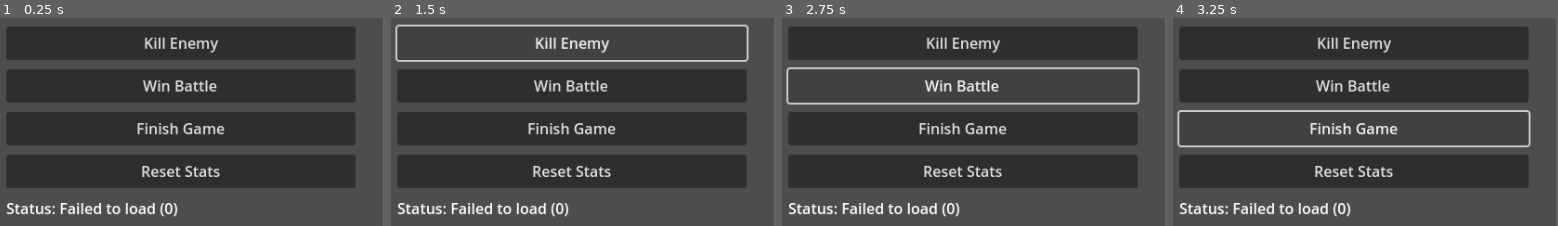
Above: before the commit, frames 1-4 (left to right).
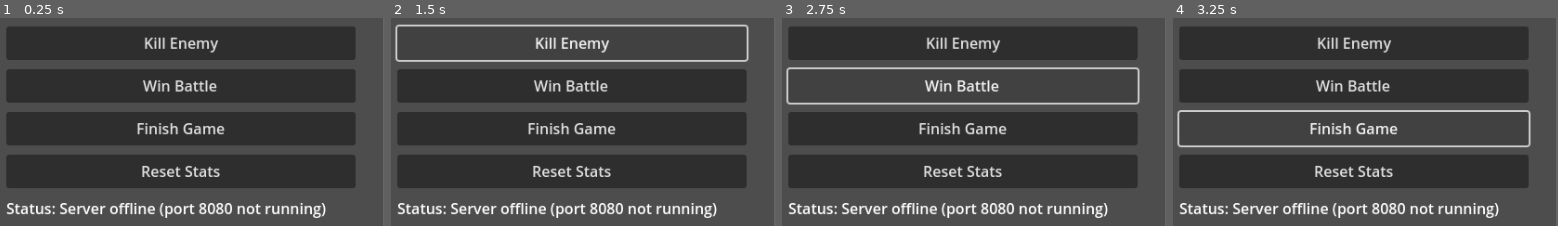
Above: after the commit, the same moments.

Repository: MuhCode/FA_26_Demo
Game: Godot game, scene res://ClientUI.tscn
Same seed, same stepped clock (60 frames per second), same inputs: the game is played once before the commit and once after it.
Inputs:
- Up to frame 1 (0.25 s): no input
- Up to frame 2 (1.5 s): click "Refresh Profile" at 0.5 s; click "Kill Enemy" at 1.25 s
- Up to frame 3 (2.75 s): click "Win Battle" at 2 s
- Up to frame 4 (3.25 s): click "Finish Game" at 2.75 s
The pictures show only the part of the screen within x 0-50%, y 43-93%; the shares and areas given below are measured in that part.

The runs differ from the first frame. In frame 1, 2.1% of the frame differs, in the area x 15-85%, y 88-97%; in frame 2, 2.1%; in frame 3, 2.1%; in frame 4, 2.1%.

Commit message:
feat: separate client and server, add cloudflare config, and update README guide

Diff:
--- a/godot_poc/ClientUI.gd
+++ b/godot_poc/ClientUI.gd
@@ -19,12 +19,13 @@
 @onready var achievements_label: Label = %AchievementsLabel
 
 func _ready() -> void:
-	# Set up two HTTP nodes: one for sending updates (POST) and one for reading profile (GET)
 	post_req = HTTPRequest.new()
+	post_req.timeout = 5.0
 	add_child(post_req)
 	post_req.request_completed.connect(_on_post_done)
 
 	get_req = HTTPRequest.new()
+	get_req.timeout = 5.0
 	add_child(get_req)
 	get_req.request_completed.connect(_on_get_done)
 
@@ -37,11 +38,16 @@
 	reset_btn.pressed.connect(func() -> void: send_action("RESET"))
 	refresh_btn.pressed.connect(fetch_profile)
 
-	# Pull current stats from Postgres on launch
+	# Initial connection check on launch
+	status_label.text = "Status: Connection to database initializing..."
 	fetch_profile()
 
 func send_action(action_name: String) -> void:
 	var base_url: String = url_input.text.strip_edges().trim_suffix("/")
+	if base_url.is_empty():
+		status_label.text = "Status: No server URL entered"
+		return
+
 	var body: Dictionary = {
 		"player_id": player_input.text.strip_edges(),
 		"action": action_name
@@ -49,37 +55,66 @@
 	var headers: PackedStringArray = ["Content-Type: application/json"]
 	status_label.text = "Status: Sending %s..." % action_name
 	post_req.cancel_request()
-	post_req.request(base_url + "/profile", headers, HTTPClient.METHOD_POST, JSON.stringify(body))
+	var err: Error = post_req.request(base_url + "/profile", headers, HTTPClient.METHOD_POST, JSON.stringify(body))
+	if err != OK:
+		status_label.text = "Status: Invalid URL or request failed"
 
 func fetch_profile() -> void:
 	var base_url: String = url_input.text.strip_edges().trim_suffix("/")
+	if base_url.is_empty():
+		status_label.text = "Status: No server URL entered"
+		return
+
 	var player_id: String = player_input.text.strip_edges().uri_encode()
-	status_label.text = "Status: Loading profile..."
+	status_label.text = "Status: Connection to database initializing..."
 	get_req.cancel_request()
-	get_req.request(base_url + "/profile?player_id=" + player_id, [], HTTPClient.METHOD_GET)
+	var err: Error = get_req.request(base_url + "/profile?player_id=" + player_id, [], HTTPClient.METHOD_GET)
+	if err != OK:
+		status_label.text = "Status: Invalid URL or request failed"
 
-func _on_post_done(_result: int, code: int, _headers: PackedStringArray, body: PackedByteArray) -> void:
-	if code == 200:
-		status_label.text = "Status: Saved to DB"
-	else:
-		status_label.text = "Status: Error (%d) %s" % [code, body.get_string_from_utf8()]
+func _on_post_done(result: int, code: int, _headers: PackedStringArray, _body: PackedByteArray) -> void:
+	if result != HTTPRequest.RESULT_SUCCESS or code != 200:
+		status_label.text = get_connection_error(result, code)
+		return
 
+	status_label.text = "Status: Connected (Saved to DB)"
 	if auto_refresh.button_pressed:
 		fetch_profile()
 
-func _on_get_done(_result: int, code: int, _headers: PackedStringArray, body: PackedByteArray) -> void:
-	var text: String = body.get_string_from_utf8()
-	if code != 200:
-		status_label.text = "Status: Failed to load (%d)" % code
+func _on_get_done(result: int, code: int, _headers: PackedStringArray, body: PackedByteArray) -> void:
+	if result != HTTPRequest.RESULT_SUCCESS or code != 200:
+		status_label.text = get_connection_error(result, code)
 		return
 
+	var text: String = body.get_string_from_utf8()
 	var parsed: Variant = JSON.parse_string(text)
 	if typeof(parsed) != TYPE_DICTIONARY or parsed.has("error"):
-		status_label.text = "Status: DB error"
+		status_label.text = "Status: Database offline or profile not initialized"
 		return
 
-	status_label.text = "Status: Profile synced"
+	status_label.text = "Status: Connected to database"
 	update_ui(parsed)
+
+# Detect whether Cloudflare, the Godot Server, or PostgreSQL is offline
+func get_connection_error(result: int, code: int) -> String:
+	var current_url: String = url_input.text.to_lower()
+	var using_cloudflare: bool = current_url.contains("trycloudflare.com") or current_url.begins_with("https://")
+
+	# Network-level failure (couldn't reach host or DNS failed)
+	if result == HTTPRequest.RESULT_CANT_RESOLVE:
+		return "Status: Cloudflare offline (tunnel link not active)" if using_cloudflare else "Status: Server offline (cannot resolve host)"
+	if result == HTTPRequest.RESULT_CANT_CONNECT or result == HTTPRequest.RESULT_CONNECTION_ERROR or result == HTTPRequest.RESULT_TIMEOUT:
+		return "Status: Cloudflare offline (cannot reach tunnel)" if using_cloudflare else "Status: Server offline (port 8080 not running)"
+
+	# HTTP error codes returned by Cloudflare or the Server
+	if code == 530 or code == 1033:
+		return "Status: Cloudflare offline (cloudflared tunnel stopped)"
+	if code == 502 or code == 504:
+		return "Status: Server offline (Cloudflare is up, but Server on 8080 is off)"
+	if code == 503:
+		return "Status: Database offline (Server is up, but PostgreSQL is off)"
+
+	return "Status: Server offline (HTTP %d)" % code
 
 func update_ui(data: Dictionary) -> void:
 	stats_label.text = (
--- a/godot_poc/Server.gd
+++ b/godot_poc/Server.gd
@@ -1,6 +1,7 @@
 extends Node
 
-# Local HTTP server on port 8080 so cloudflared can forward requests to Postgres
+# Runs only on the host machine to receive HTTP requests from Cloudflare (port 8080)
+# and query the host's PostgreSQL database (port 5432).
 const PORT: int = 8080
 const HOST: String = "127.0.0.1"
 const DB_USER: String = "postgres"
@@ -14,22 +15,24 @@
 var clients: Array[StreamPeerTCP] = []
 var running: bool = false
 
+# Holds active battle sessions in server RAM (player_id -> current battle state)
+# Once a battle finishes, the final result is written to PostgreSQL
+var active_battles: Dictionary = {}
+
 func _ready() -> void:
 	if not db_password.is_empty() and not OS.has_environment("PGPASSWORD"):
 		OS.set_environment("PGPASSWORD", db_password)
 
 	find_psql_path()
-	init_db()
 
 	var err: Error = server.listen(PORT, HOST)
 	if err != OK:
-		print("Port %d already in use (err %d)" % [PORT, err])
+		print("Server port %d already in use (err %d)" % [PORT, err])
 		return
 
 	running = true
 	print("Server listening on http://%s:%d" % [HOST, PORT])
 
-# Find psql.exe if the Windows installer hasn't added it to PATH yet
 func find_psql_path() -> void:
 	for ver in ["17", "16", "15", "14"]:
 		var path: String = "C:/Program Files/PostgreSQL/%s/bin/psql.exe" % ver
@@ -39,25 +42,6 @@
 	var local_path: String = OS.get_environment("LOCALAPPDATA").path_join("Programs/PostgreSQL/pgsql/bin/psql.exe")
 	if FileAccess.file_exists(local_path):
 		psql_path = local_path
-
-# Make sure the database and player_profile table exist on startup
-func init_db() -> void:
-	var out: Array = []
-	OS.execute(psql_path, ["-U", DB_USER, "-tc", "CREATE DATABASE %s;" % DB_NAME], out, true)
-	var table_sql: String = (
-		"CREATE TABLE IF NOT EXISTS player_profile (" +
-		"player_id VARCHAR(50) PRIMARY KEY, " +
-		"display_name VARCHAR(100) NOT NULL DEFAULT 'commander_fa26', " +
-		"enemies_killed INT NOT NULL DEFAULT 0, " +
-		"battles_won INT NOT NULL DEFAULT 0, " +
-		"games_finished INT NOT NULL DEFAULT 0, " +
-		"flag_first_battle BOOLEAN NOT NULL DEFAULT FALSE, " +
-		"flag_ten_battles BOOLEAN NOT NULL DEFAULT FALSE, " +
-		"flag_game_finished BOOLEAN NOT NULL DEFAULT FALSE, " +
-		"last_action VARCHAR(50) DEFAULT 'INIT', " +
-		"updated_at TIMESTAMP WITH TIME ZONE DEFAULT CURRENT_TIMESTAMP);"
-	)
-	run_query(table_sql)
 
 func _process(_delta: float) -> void:
 	if not running:
@@ -103,14 +87,23 @@
 
 	if method == "GET" and path.begins_with("/profile"):
 		var player_id: String = get_query_param(path, "player_id", DEFAULT_PLAYER)
-		send_response(client, "200 OK", get_profile(player_id))
+		var result: String = get_profile(player_id)
+		if result.begins_with("{\"error\""):
+			send_response(client, "503 Service Unavailable", result)
+		else:
+			send_response(client, "200 OK", result)
 		return
+
 	if method == "POST" and path.begins_with("/profile"):
-		send_response(client, "200 OK", update_profile(body))
+		var result: String = update_profile(body)
+		if result.begins_with("{\"error\""):
+			send_response(client, "503 Service Unavailable", result)
+		else:
+			send_response(client, "200 OK", result)
 		return
+
 	send_response(client, "404 Not Found", "{\"error\":\"Not found\"}")
 
-# Grab query parameter like ?player_id=commander_fa26
 func get_query_param(path: String, key: String, default_val: String) -> String:
 	var q_idx: int = path.find("?")
 	if q_idx == -1:
@@ -126,12 +119,6 @@
 
 func get_profile(player_id: String) -> String:
 	var safe_id: String = clean_sql(player_id)
-	# Make sure player row exists before reading
-	var seed_sql: String = (
-		"INSERT INTO player_profile (player_id, display_name) " +
-		"VALUES ('%s', '%s') ON CONFLICT (player_id) DO NOTHING;" % [safe_id, safe_id]
-	)
-	run_query(seed_sql)
 	var select_sql: String = (
 		"SELECT row_to_json(t) FROM " +
 		"(SELECT * FROM player_profile WHERE player_id = '%s') t;" % safe_id
@@ -155,7 +142,6 @@
 		return res
 	return "{\"ok\":true,\"action\":\"%s\"}" % action
 
-# Build SQL update for each button press and check achievement thresholds
 func get_action_sql(player_id: String, action: String) -> String:
 	match action:
 		"KILL_ENEMY":
@@ -193,7 +179,7 @@
 	var args: PackedStringArray = ["-U", DB_USER, "-d", DB_NAME, "-t", "-A", "-c", sql]
 	var code: int = OS.execute(psql_path, args, output, true)
 	if code != 0 or output.is_empty():
-		var msg: String = str(output[0]).strip_edges() if not output.is_empty() else "psql error"
+		var msg: String = str(output[0]).strip_edges() if not output.is_empty() else "Database unreachable"
 		return "{\"error\":%s}" % JSON.stringify(msg)
 	var text: String = str(output[0]).strip_edges()
 	return text if not text.is_empty() else "{}"
--- a/godot_poc/project.godot
+++ b/godot_poc/project.godot
@@ -14,10 +14,6 @@
 run/main_scene="res://ClientUI.tscn"
 config/features=PackedStringArray("4.2", "Forward Plus")
 
-[autoload]
-
-Server="*res://Server.gd"
-
 [display]
 
 window/size/viewport_width=860
Not shown, changed: start_cloudflare.bat
